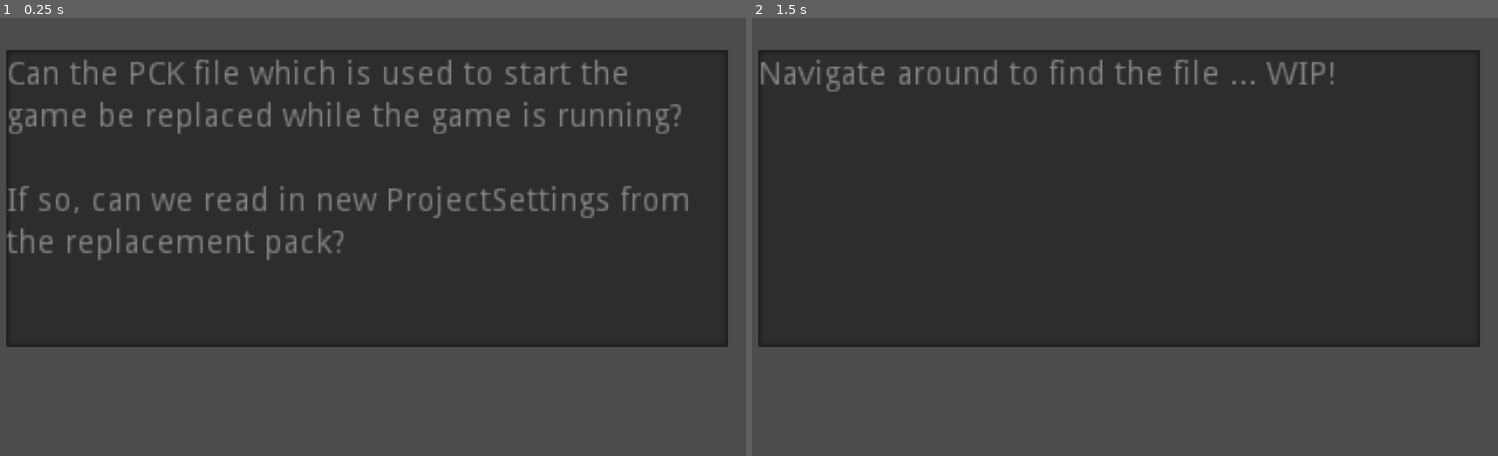
Above: before the commit, frames 1-2 (left to right).
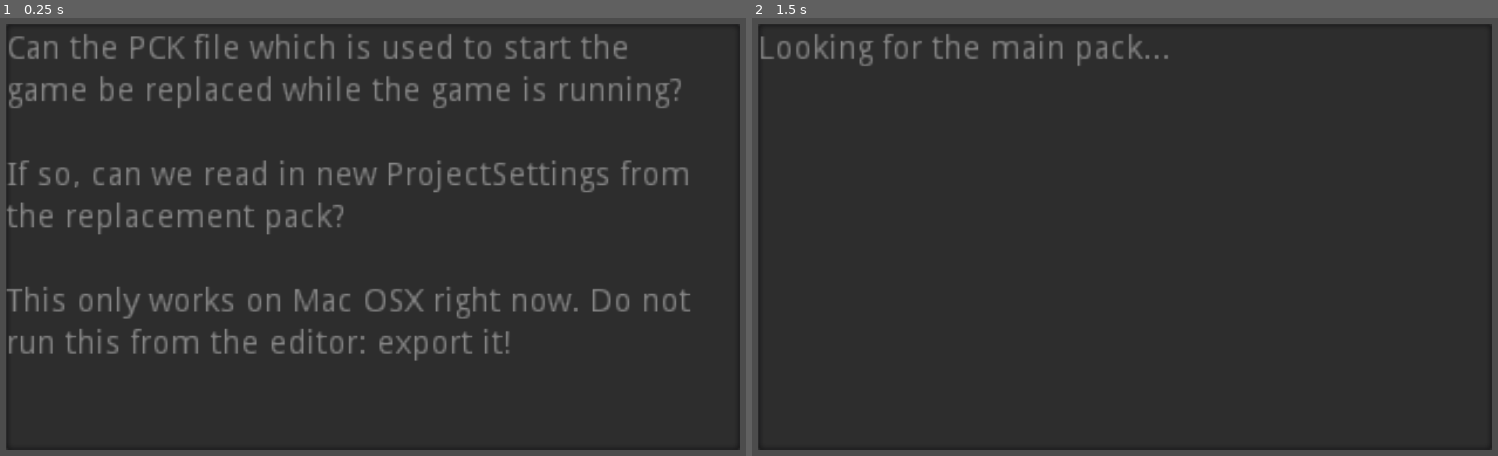
Above: after the commit, the same moments.

Repository: Terkwood/godot-pack-replacement-test
Game: Godot game, scene res://ReplaceRunningPack.tscn
The game is run twice, just before and just after one commit, with the same random seed, the same clock (stepped at 60 frames per second) and the same inputs.
Inputs:
- Up to frame 1 (0.25 s): no input
- Up to frame 2 (1.5 s): tap Enter at 0.5 s; tap Space at 1.25 s

The runs differ from the first frame. In frame 1, 41% of the frame differs, in the area x 0-100%, y 1-99%; in frame 2, 31%.
Error after the commit: Invalid call to function 'file_exists' in base '_File'. Expected 1 arguments. (res://ReplaceRunningPack.gd:40)

Commit message:
update run scripts

Diff:
--- a/ReplaceRunningPack.gd
+++ b/ReplaceRunningPack.gd
@@ -16,7 +16,8 @@
 	#	$Display.text = "Sorry, you need to run this outside of the editor."
 	#	return
 
-	if OS.get_executable_path().get_base_dir() == "/Applications/Godot.app/Contents/MacOS":
+	var exec_dir = OS.get_executable_path().get_base_dir()
+	if exec_dir == "/Applications/Godot.app/Contents/MacOS":
 		$Display.text = "Using the system install of Godot... "
 		var pf = File.new()
 		if pf.file_exists("test.pck"):
@@ -33,5 +34,21 @@
 			$Display.text += "!!! Could not find `test.pck`, abort !!!"
 			return
 	else:
-		$Display.text = "Navigate around to find the file ... WIP!"
+		$Display.text = "Looking for the main pack..."
+		var pf = File.new()
+		var main_pack = "../Resources/Unnamed.pck"
+		if !pf.file_exists():
+			$Display.text += "Not found!  Aborting."
+			return
+
+		$Display.text += main_pack
+		$Display.text += " Looking for the replacement..."
+		if !pf.file_exists("test.pck"):
+			$Display.text += "Not found!  Aborting."
+			return
+
+		if pf.copy("test.pck", main_pack) == OK:
+			$Display.text += " Success! Now let's reload our original PCK... "
+			ProjectSettings.load_resource_pack(main_pack)
+			get_tree().change_scene("res://ReplaceRunningPack.tscn")
 		return
--- a/ReplaceRunningPack.tscn
+++ b/ReplaceRunningPack.tscn
@@ -6,14 +6,16 @@
 script = ExtResource( 1 )
 
 [node name="Display" type="TextEdit" parent="."]
-margin_left = 49.1023
-margin_top = 73.2963
-margin_right = 357.102
-margin_bottom = 200.296
+margin_left = 49.0
+margin_top = 40.0
+margin_right = 362.0
+margin_bottom = 222.0
 rect_scale = Vector2( 3, 3 )
 text = "Can the PCK file which is used to start the game be replaced while the game is running?
 
-If so, can we read in new ProjectSettings from the replacement pack?"
+If so, can we read in new ProjectSettings from the replacement pack?
+
+This only works on Mac OSX right now. Do not run this from the editor: export it!"
 readonly = true
 wrap_enabled = true
 __meta__ = {
Not shown, removed: run.sh
Not shown, added: run_exported_mac_app.sh
Not shown, added: run_system_install.sh
